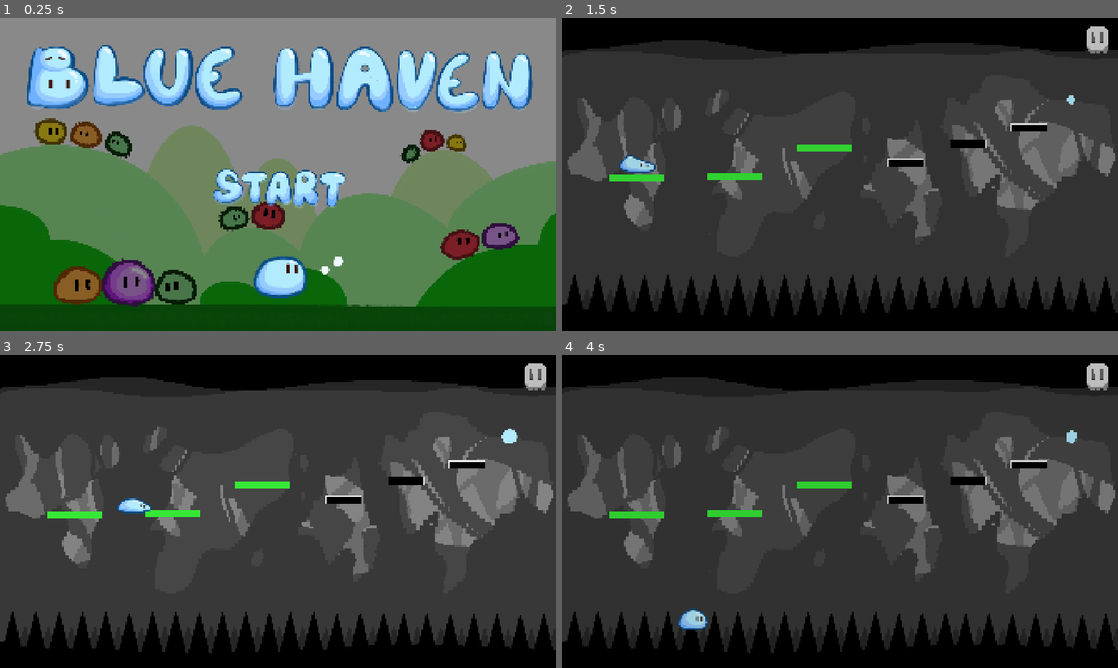
Above: before the commit, frames 1-4 (two rows, left to right).
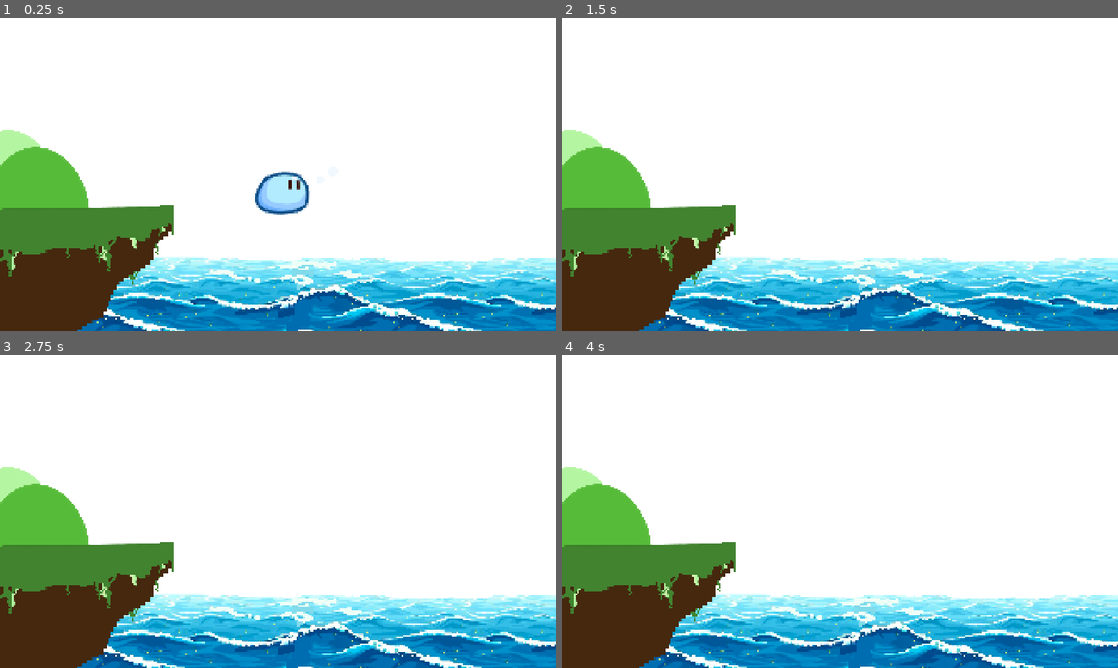
Above: after the commit, the same moments.

Repository: JianiLi98/Blue-Haven
Game: Godot game, scene res://scenes/end.tscn
Two runs of this game, one before a commit and one after it. Both use one fixed random seed, a clock stepped at 60 frames per second and the inputs below. Before the commit the project starts from res://scenes/start.tscn.
Inputs (mouse positions are in pixels of both pictures, inside the frame that each line leads up to):
- Up to frame 1 (0.25 s): no input
- Up to frame 2 (1.5 s): click (840, 187) at 0.52 s; hold Space (jump) from 1.28 s (still down)
- Up to frame 3 (2.75 s): release Space (jump) at 2.03 s; tap Space (jump) at 2.1, 2.27, 2.57 s
- Up to frame 4 (4 s): click (1095, 376) at 2.77 s; click (840, 530) at 3.5 s, where only the run before the commit has a clickable "CONTINUE"

The runs differ from the first frame. In frame 1, 99% of the frame differs, in the area x 0-100%, y 0-100%; in frame 2, 100%; in frame 3, 100%; in frame 4, 100%.
Error after the commit: Invalid call. Nonexistent function 'screen_to_world' in base 'Camera2D (camera.gd)'. (res://scenes/end.gd:48)

Commit message:
add endpage

Diff:
--- a/project.godot
+++ b/project.godot
@@ -11,7 +11,7 @@
 [application]
 
 config/name="Slime-Go"
-run/main_scene="uid://dm4r7rd3gts8a"
+run/main_scene="uid://dvwl43jq2l18g"
 config/features=PackedStringArray("4.4", "Forward Plus")
 config/icon="res://icon.svg"
 
--- /dev/null
+++ b/scenes/end.gd
@@ -0,0 +1,71 @@
+extends CharacterBody2D
+
+const GRAVITY := 1000.0
+const RUN_SPEED := 100.0
+const FLOOR_SNAP := 32.0
+
+@onready var anim: AnimatedSprite2D = $AnimatedSprite2D
+@onready var bubble: AnimatedSprite2D = $bubble
+
+# ----- 新增：指向 ocean，并算出它的“世界坐标系”底边 y -----
+@export var ocean_path: NodePath           # 设成 CanvasLayer 下的 ocean 节点
+var _ocean_bottom_world_y := INF
+var _locked_at_bottom := false
+
+func _ready() -> void:
+	floor_snap_length = FLOOR_SNAP
+	anim.play("jumploop")
+	bubble.play("bubble")
+	_compute_ocean_bottom_y()
+
+func _compute_ocean_bottom_y() -> void:
+	var ocean := get_node_or_null(ocean_path)
+	if ocean == null:
+		return
+
+	# 取 ocean 的贴图高度（Sprite2D）或可见矩形（TextureRect）
+	var bottom_screen_y := 0.0
+	if ocean is Sprite2D and ocean.texture:
+		var spr := ocean as Sprite2D
+		var h := float(spr.texture.get_height()) * spr.scale.y
+		var bottom_local_y = 0.0
+		if spr.centered:
+			bottom_local_y = h * 0.5
+		else:
+			bottom_local_y = h
+
+		# CanvasLayer 上的 to_global() 是“屏幕坐标”
+		bottom_screen_y = spr.to_global(Vector2(0, bottom_local_y)).y
+	elif ocean.has_method("get_rect"): # TextureRect 等 UI 节点
+		var rect: Rect2 = ocean.get_rect()
+		bottom_screen_y = ocean.to_global(rect.end).y
+	else:
+		return
+
+	# 将“屏幕 y”换到“世界 y”
+	var cam := get_viewport().get_camera_2d()
+	if cam:
+		_ocean_bottom_world_y = cam.screen_to_world(Vector2(0, bottom_screen_y)).y
+	else:
+		# 没有相机时，屏幕坐标与世界坐标近似一致
+		_ocean_bottom_world_y = bottom_screen_y
+
+func _physics_process(delta: float) -> void:
+	if _locked_at_bottom:
+		velocity = Vector2.ZERO
+		return
+
+	# 重力
+	if not is_on_floor():
+		velocity.y += GRAVITY * delta
+
+	# 始终向前匀速
+	velocity.x = RUN_SPEED
+
+	move_and_slide()
+
+	# 到达 ocean 底部 → 钳住并停止
+	if global_position.y >= _ocean_bottom_world_y:
+		global_position.y = _ocean_bottom_world_y
+		velocity = Vector2.ZERO
+		_locked_at_bottom = true
--- /dev/null
+++ b/scenes/end.tscn
@@ -0,0 +1,54 @@
+[gd_scene load_steps=8 format=3 uid="uid://dvwl43jq2l18g"]
+
+[ext_resource type="Texture2D" uid="uid://dwa75a6h7cqlv" path="res://assets/ocean.png" id="1_3d26k"]
+[ext_resource type="Texture2D" uid="uid://dvxb0ung2kasu" path="res://assets/cliff.png" id="2_p7m4f"]
+[ext_resource type="Script" uid="uid://b74xm8ht75ib4" path="res://scenes/end.gd" id="3_8hmjt"]
+[ext_resource type="SpriteFrames" uid="uid://crm0jtg75481e" path="res://tres/slime.tres" id="4_o5lv4"]
+[ext_resource type="SpriteFrames" uid="uid://culmxrwf0qect" path="res://tres/bubble.tres" id="5_ee763"]
+[ext_resource type="Script" uid="uid://nuumvexaqt4" path="res://scenes/camera.gd" id="6_nl5ow"]
+
+[sub_resource type="CircleShape2D" id="CircleShape2D_ovs12"]
+radius = 76.9415
+
+[node name="end" type="Node2D"]
+
+[node name="CanvasLayer" type="CanvasLayer" parent="."]
+
+[node name="ocean" type="Sprite2D" parent="CanvasLayer"]
+position = Vector2(0, 400)
+texture = ExtResource("1_3d26k")
+centered = false
+
+[node name="CanvasLayer2" type="CanvasLayer" parent="."]
+
+[node name="cliff" type="Sprite2D" parent="CanvasLayer2"]
+position = Vector2(0, 70)
+scale = Vector2(0.5, 0.5)
+texture = ExtResource("2_p7m4f")
+centered = false
+
+[node name="slime" type="CharacterBody2D" parent="."]
+script = ExtResource("3_8hmjt")
+ocean_path = NodePath("../CanvasLayer/ocean")
+
+[node name="AnimatedSprite2D" type="AnimatedSprite2D" parent="slime"]
+position = Vector2(290, 516)
+scale = Vector2(2, 2)
+sprite_frames = ExtResource("4_o5lv4")
+animation = &"jump"
+
+[node name="bubble" type="AnimatedSprite2D" parent="slime"]
+position = Vector2(578, 445)
+scale = Vector2(0.741215, 0.686035)
+sprite_frames = ExtResource("5_ee763")
+animation = &"bubble"
+frame_progress = 0.625593
+
+[node name="CollisionShape2D" type="CollisionShape2D" parent="slime"]
+visible = false
+position = Vector2(1048, 667)
+shape = SubResource("CircleShape2D_ovs12")
+
+[node name="Camera2D" type="Camera2D" parent="slime"]
+position = Vector2(292, 519)
+script = ExtResource("6_nl5ow")
Not shown, added: scenes/end.gd.uid
Not shown, changed: .DS_Store
